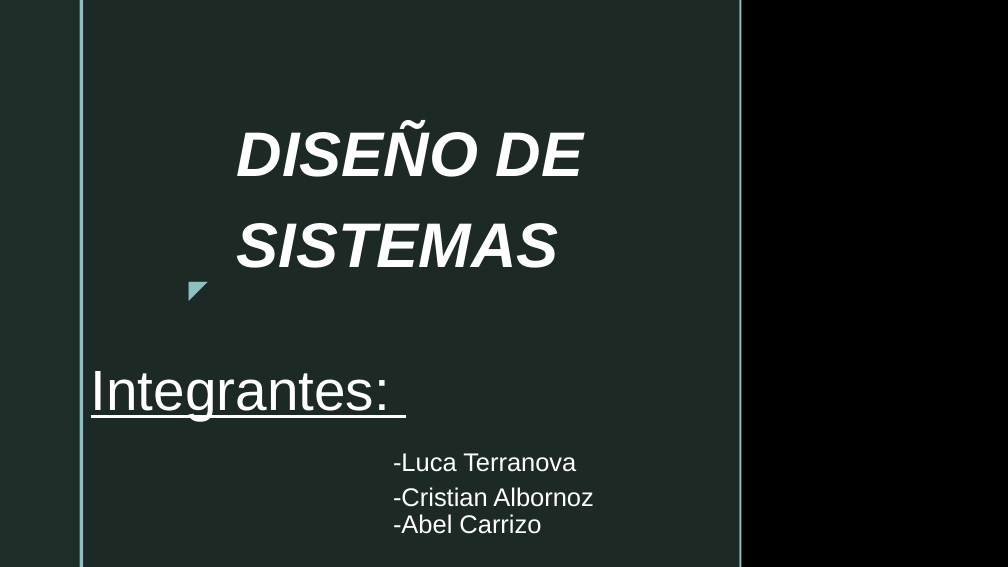
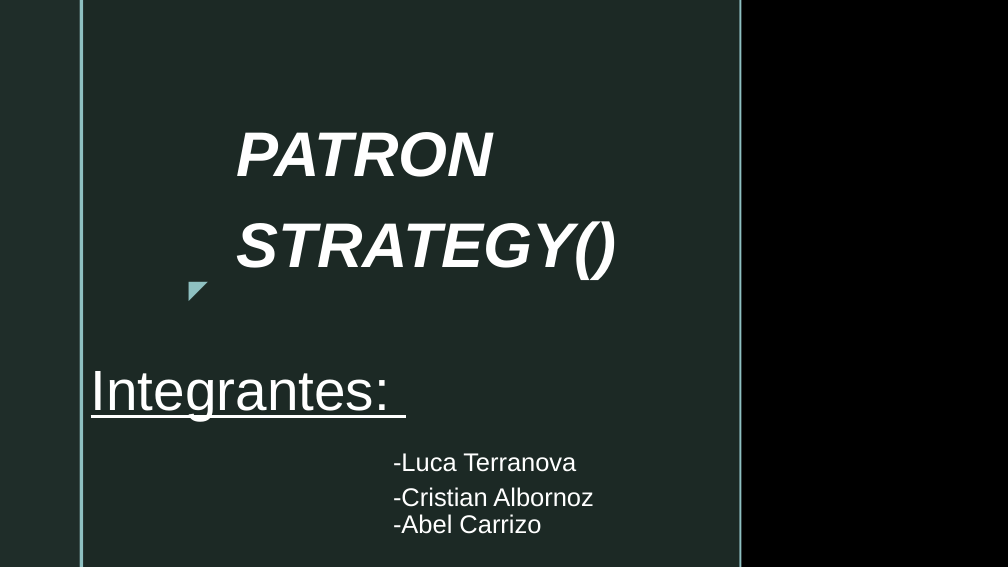
Before and after one commit to LucaTerranovaB/Dise-oSIstemas-Strategy-, a slide deck: slide 1 of Strategy.pptx. Drawn at 1008x567 pixels with LibreOffice and Linux fonts; fonts in the diff are those of the drawing; background and template pictures are left out. Boxes give left, top, right and bottom in pixels: in the first picture for what was removed or moved away, otherwise in the second. Text is boxed around its words. In the diff, an @@ line names an element or a change of style, - is before the commit and + after.

```diff
--- a/Strategy.pptx
+++ b/Strategy.pptx
@@ subtitle at box(237, 132, 617, 278): text changed @@
-DISEÑO DE SISTEMAS
+PATRON STRATEGY()
```
Also in this commit, not shown: 5 other slides changed, 1 other file.
